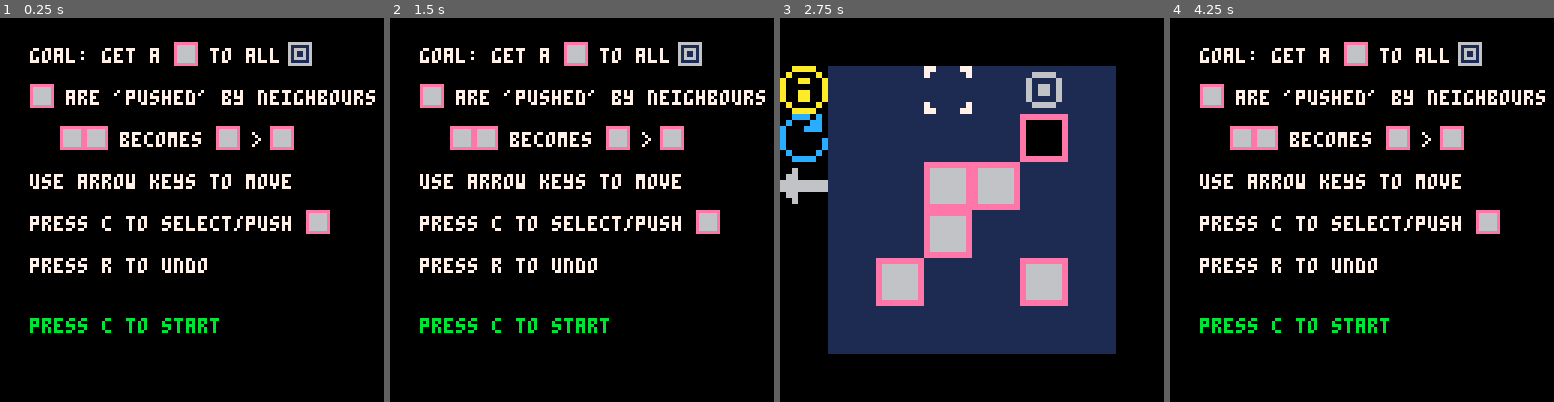
Above: before the commit, frames 1-4 (left to right).
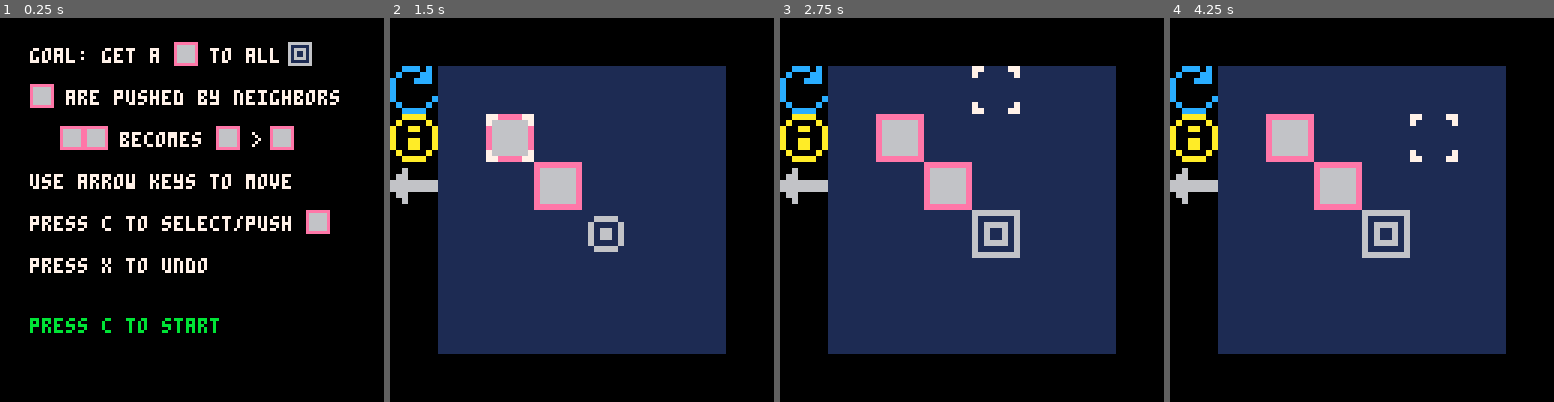
Above: after the commit, the same moments.

Repository: apineapple/tactic-toe
Game: PICO-8 cartridge puzzle.p8
Two runs of this game, one before a commit and one after it. Both use one fixed random seed, a clock stepped at 60 frames per second and the inputs below.
Inputs:
- Up to frame 1 (0.25 s): no input
- Up to frame 2 (1.5 s): tap X (X key) at 0.33, 1.07 s; tap O (Z key) at 0.7 s
- Up to frame 3 (2.75 s): hold Right 1.6-2.1 s; tap O (Z key) at 1.7, 2.1, 2.5 s; tap X (X key) at 1.85 s; hold Up 2.15-2.42 s; hold Right from 2.47 s (still down)
- Up to frame 4 (4.25 s): tap O (Z key) every 0.4 s from 2.9 to 4.1 s; tap X (X key) at 2.97, 4.08 s; release Right at 3.03 s; hold Left 3.08-3.58 s; hold Down 3.63-3.97 s; hold Right from 4.02 s (still down)

The runs differ from the first frame. In frame 1, 1.0% of the frame differs, in the area x 26-98%, y 18-65%; in frame 2, 60%, in the area x 0-98%, y 6-88%; in frame 3, 13%; in frame 4, 60%.

Commit message:
Add files via upload

Diff:
--- a/puzzle.p8
+++ b/puzzle.p8
@@ -4,11 +4,12 @@
 -- puzzle demo
 -- by ben
 
-l=7 -- level num
+l=1 -- level num
 cf=1
 tutorial=0
 sx=0 sy=0
 lock = 0
+move=1
 gf = 2
 x=16 y=16 -- position (in tiles)
 t=0 -- timer
@@ -19,15 +20,24 @@
 	{{2,4},{2,5},{2,6},{3,6}},
 	{{2,2},{1,2},{2,1},{4,4}},
 	{{1,1}, {3,1}, {2,2}, {4,3}, {5,4}, {2,4}},
-
 	{{2,4},{3,3},{5,3},{5,1},{5,4}},
 	{{5,2,1},{3,3},{4,3},{3,4},{2,5},{5,5}},
 	{{3,3}, {4,4}, {6,4}, {4,5}, {5,6}},
 	{{4,1}, {3,2}, {4,2}, {3,3}, {5,3}, {6,4}},
 	{{4,1}, {3,2}, {4,2}, {1,3}, {3,3}, {2,5}, {4,5}, {6,5}},
+	{{3,3}, {3,4}, {4,3}, {4,4}},
+	{{6,4}, {3,4}, {4,3}, {4,4}},
+	{{4,2}, {3,3}, {3,4}, {2,5}},
+	{{1,5}, {2,5}, {3,5}, {2,6}, {3,6}},
+	{{1,5}, {2,5}, {3,5}, {2,6}, {3,6}},
+	{{3,3}, {3,4}, {3,5}, {4,3}},
+	{{1,2}, {2,2}, {1,3}, {2,3}, {3,3}, {5,3}, {4,4}, {5,4,1}, {5,5,1}},
+ {{1,1}, {5,1}, {1,2}, {2,2}, {4,2}, {5,2}},
+ {{1,1}, {4,1}, {5,1}, {1,2}, {2,2}, {4,2}, {5,2}}
 }
 ml=#b+1
-re={{}}
+re={}
+un={}
 
 g={
 	{{4,4}},
@@ -39,7 +49,16 @@
 	{{5,1}},
 	{{3,6}, {4,6}},
 	{{1,2}, {5,1}, {4,3}},
-	{{1,2}, {5,1}, {4,3}}
+	{{1,2}, {5,1}, {4,3}},
+	{{6,5}},
+	{{4,6}},
+	{{2,6}, {4,1}},
+	{{6,4}},
+	{{5,1}},
+	{{2,6}},
+	{{6,6}},
+	{{4,6}},
+	{{3,6}}
 }
 
 function _init()
@@ -52,11 +71,11 @@
 	if (tutorial==0) then
 		color(7)
 		print("goal: get a bl to all g", 10, 10)
-		print("   are 'pushed' by neighbours", 10, 24)
+		print("   are pushed by neighbors", 10, 24)
 		print("becomes    >",40,38)
 		print("use arrow keys to move", 10, 52)
 		print("press c to select/push", 10, 66)
-		print("press r to undo", 10, 80)
+		print("press x to undo", 10, 80)
 		color(11)
 		print("press c to start", 10, 100)
 
@@ -124,17 +143,18 @@
 		if (l==ml) then
 			return
 		end
-			re={{}}
+			re={}
+			un={}
 			for i=1,#b[l] do
 				if(#b[l][i]==2) then
-					re[1][i]={0,0}
-					re[1][i][1]=b[l][i][1]
-					re[1][i][2]=b[l][i][2]
+					re[i]={0,0}
+					re[i][1]=b[l][i][1]
+					re[i][2]=b[l][i][2]
 				elseif(#b[l][i]==3) then
-					re[1][i]={0,0,0}
-					re[1][i][1]=b[l][i][1]
-					re[1][i][2]=b[l][i][2]
-					re[1][i][2]=b[l][i][3]
+					re[i]={0,0,0}
+					re[i][1]=b[l][i][1]
+					re[i][2]=b[l][i][2]
+					re[i][3]=b[l][i][3]
 				end
 			end
 	end
@@ -173,23 +193,30 @@
 	end
 
 	if (btnp(5)) then
-			run()
+			if(#un>0) then
+					b[l][un[#un][3]][1]=un[#un][1]
+					b[l][un[#un][3]][2]=un[#un][2]
+					deli(un,#un)
+					cf=1
+					lock=0
+					sx=-1 sy=-1
+			end
 	end
 
 	if (btnp(4)) then
 		if(tutorial==0)then
 			tutorial=1
-			re={{}}
+			re={}
 			for i=1,#b[l] do
 				if(#b[l][i]==2) then
-					re[1][i]={0,0}
-					re[1][i][1]=b[l][i][1]
-					re[1][i][2]=b[l][i][2]
+					re[i]={0,0}
+					re[i][1]=b[l][i][1]
+					re[i][2]=b[l][i][2]
 				elseif(#b[l][i]==3) then
-					re[1][i]={0,0,0}
-					re[1][i][1]=b[l][i][1]
-					re[1][i][2]=b[l][i][2]
-					re[1][i][3]=b[l][i][3]
+					re[i]={0,0,0}
+					re[i][1]=b[l][i][1]
+					re[i][2]=b[l][i][2]
+					re[i][3]=b[l][i][3]
 				end
 			end
 		elseif (lock==1) then
@@ -197,9 +224,9 @@
 		 	if (x/8==a[j][1] and y/8==a[j][2]) then
 				 for i = 1,#b[l] do
 						if sx==b[l][i][1]*8 and sy==b[l][i][2]*8 then
+							add(un,{b[l][i][1],b[l][i][2],i})
 							b[l][i][1]=(x/8)
 							b[l][i][2]=(y/8)
-							re[#re+1]={}
 						end
 					end
 					break
@@ -208,10 +235,10 @@
 			cf=1 lock=0
 			sx=-1 sy=-1
 		else
-			if(x/8==0 and y/8==2)then
+			if(x/8==0 and y/8==1)then
 				for i=1,#b[l] do
-					b[l][i][1]=re[1][i][1]
-					b[l][i][2]=re[1][i][2]
+					b[l][i][1]=re[i][1]
+					b[l][i][2]=re[i][2]
 				end
 				cf=1
 				lock=0
@@ -458,7 +485,7 @@
 0a0000a00c000cc00060000000000000000000000000000000000000000000000000000000000000000000000000000000000000000000000000000000000000
 a00aa00ac000ccc00660000000000000000000000000000000000000000000000000000000000000000000000000000000000000000000000000000000000000
 a000000ac00000006666666600000000000000000000000000000000000000000000000000000000000000000000000000000000000000000000000000000000
-a00aa00ac000000c6666666600000000000000000000000000000000000000000000000000000000000000000000000000000000000000000000000000000000
+a00aa00ac00000006666666600000000000000000000000000000000000000000000000000000000000000000000000000000000000000000000000000000000
 a00aa00ac000000c0660000000000000000000000000000000000000000000000000000000000000000000000000000000000000000000000000000000000000
 0a0000a00c0000c00060000000000000000000000000000000000000000000000000000000000000000000000000000000000000000000000000000000000000
 00aaaa0000cccc000000000000000000000000000000000000000000000000000000000000000000000000000000000000000000000000000000000000000000
@@ -594,11 +621,11 @@
 
 __map__
 1215151515151526262626262626262600000000000000000000000000000000000000000000000000000000000000000000000000000000000000000000000000000000000000000000000000000000000000000000000000000000000000000000000000000000000000000000000000000000000000000000000000000000
+3104040404040415262626262626262600000000000000000000000000000000000000000000000000000000000000000000000000000000000000000000000000000000000000000000000000000000000000000000000000000000000000000000000000000000000000000000000000000000000000000000000000000000
 3004040404040415262626262626262600000000000000000000000000000000000000000000000000000000000000000000000000000000000000000000000000000000000000000000000000000000000000000000000000000000000000000000000000000000000000000000000000000000000000000000000000000000
-3104040404040415262626262626262600000000000000000000000000000000000000000000000000000000000000000000000000000000000000000000000000000000000000000000000000000000000000000000000000000000000000000000000000000000000000000000000000000000000000000000000000000000
 3204040404040415262626262626262600000000000000000000000000000000000000000000000000000000000000000000000000000000000000000000000000000000000000000000000000000000000000000000000000000000000000000000000000000000000000000000000000000000000000000000000000000000
-1504040404040415252525252525252500000000000000000000000000000000000000000000000000000000000000000000000000000000000000000000000000000000000000000000000000000000000000000000000000000000000000000000000000000000000000000000000000000000000000000000000000000000
-2304040404040415252525252525252500000000000000000000000000000000000000000000000000000000000000000000000000000000000000000000000000000000000000000000000000000000000000000000000000000000000000000000000000000000000000000000000000000000000000000000000000000000
-1504040404040415252525252525252500000000000000000000000000000000000000000000000000000000000000000000000000000000000000000000000000000000000000000000000000000000000000000000000000000000000000000000000000000000000000000000000000000000000000000000000000000000
-2615151515151525252525252525252500000000000000000000000000000000000000000000000000000000000000000000000000000000000000000000000000000000000000000000000000000000000000000000000000000000000000000000000000000000000000000000000000000000000000000000000000000000
-2626262525252525252525252525252500000000000000000000000000000000000000000000000000000000000000000000000000000000000000000000000000000000000000000000000000000000000000000000000000000000000000000000000000000000000000000000000000000000000000000000000000000000
+1504040404040415262626262626262600000000000000000000000000000000000000000000000000000000000000000000000000000000000000000000000000000000000000000000000000000000000000000000000000000000000000000000000000000000000000000000000000000000000000000000000000000000
+2304040404040415262626262626262600000000000000000000000000000000000000000000000000000000000000000000000000000000000000000000000000000000000000000000000000000000000000000000000000000000000000000000000000000000000000000000000000000000000000000000000000000000
+1504040404040415262626262626262600000000000000000000000000000000000000000000000000000000000000000000000000000000000000000000000000000000000000000000000000000000000000000000000000000000000000000000000000000000000000000000000000000000000000000000000000000000
+2615151515151526262626262626262600000000000000000000000000000000000000000000000000000000000000000000000000000000000000000000000000000000000000000000000000000000000000000000000000000000000000000000000000000000000000000000000000000000000000000000000000000000
+2626262626262626262626262626262600000000000000000000000000000000000000000000000000000000000000000000000000000000000000000000000000000000000000000000000000000000000000000000000000000000000000000000000000000000000000000000000000000000000000000000000000000000
